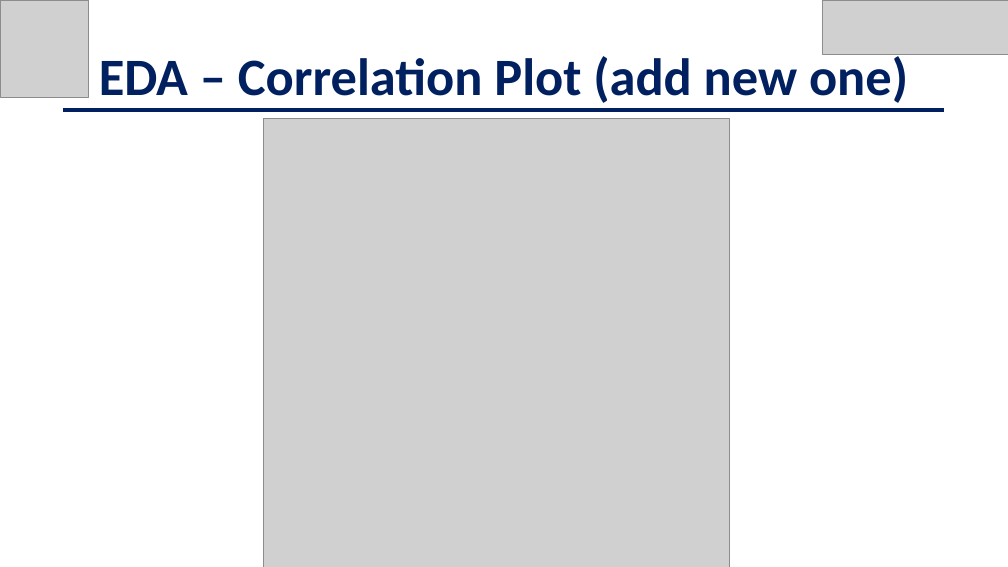
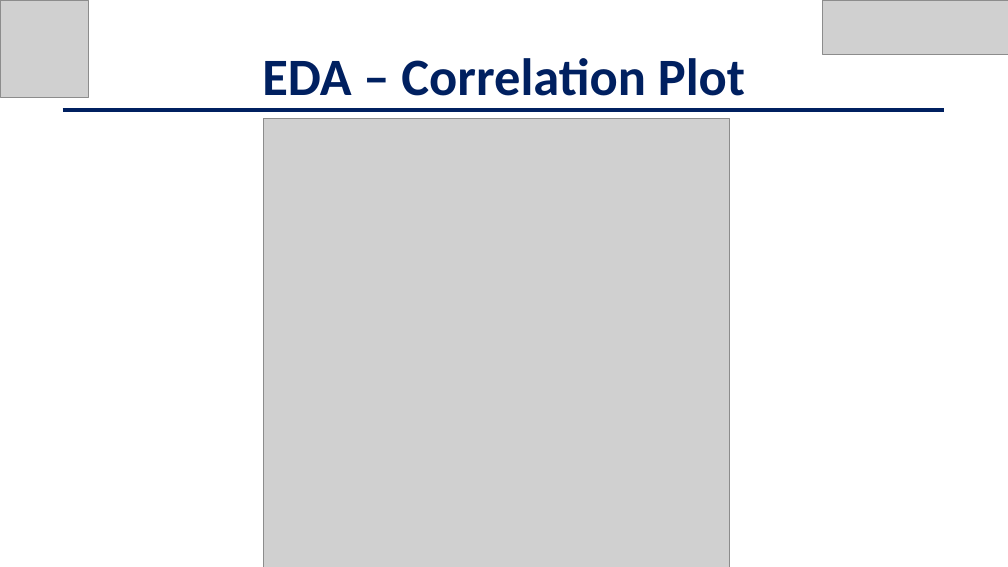
Before and after one commit to jschild01/JMB_DATS_6101, a slide deck: slide 6 of Project2/EDA_LendingClub_Slides - Project 2.pptx. Drawn at 1008x567 pixels with LibreOffice and Linux fonts; fonts in the diff are those of the drawing; grey boxes stand for pictures. Boxes give left, top, right and bottom in pixels: in the first picture for what was removed or moved away, otherwise in the second. Text is boxed around its words. In the diff, an @@ line names an element or a change of style, - is before the commit and + after.

```diff
--- a/Project2/EDA_LendingClub_Slides - Project 2.pptx
+++ b/Project2/EDA_LendingClub_Slides - Project 2.pptx
@@ text at [262, 58, 745, 96]: text changed @@
-EDA – Correlation Plot (add new one)
+EDA – Correlation Plot
```
Also in this commit, not shown: 6 other slides changed, 1 slide added.
